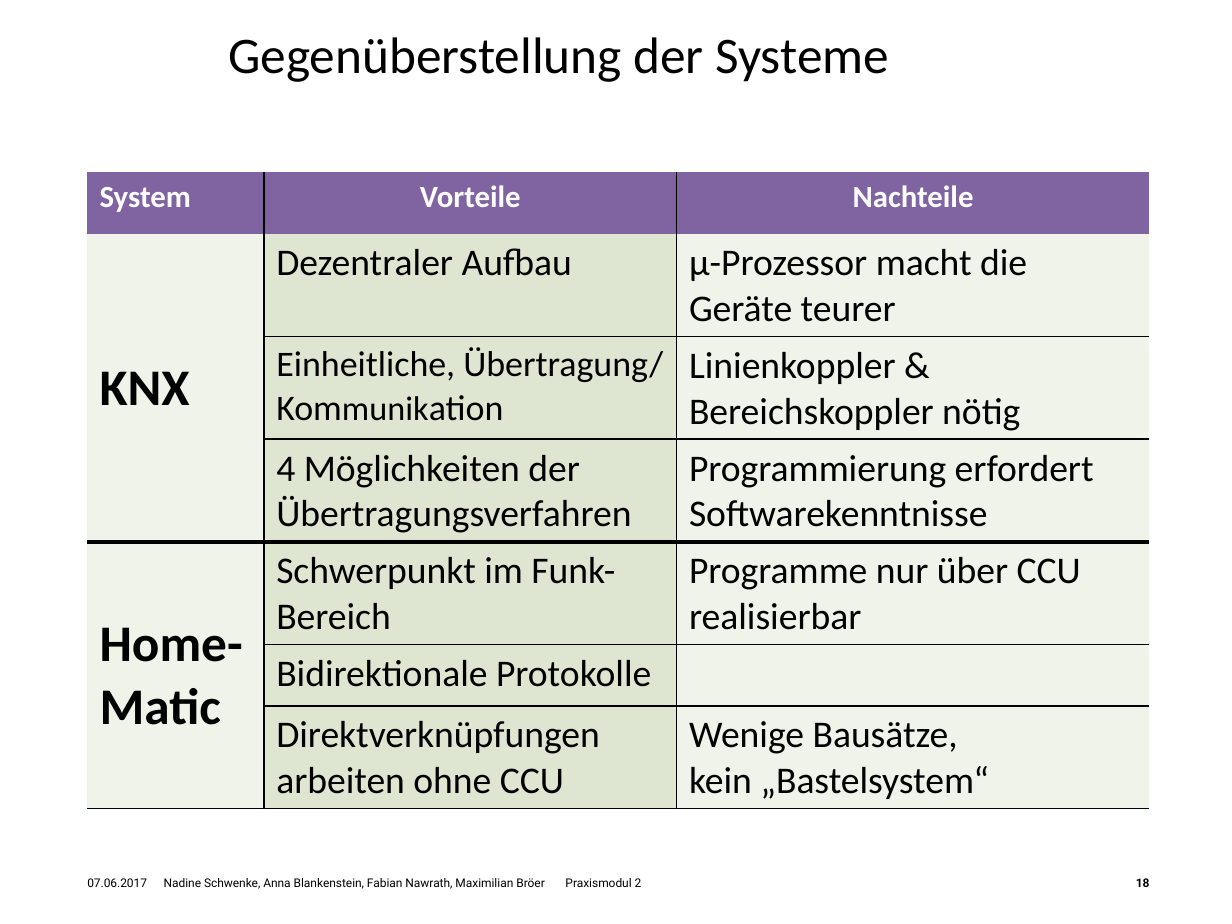
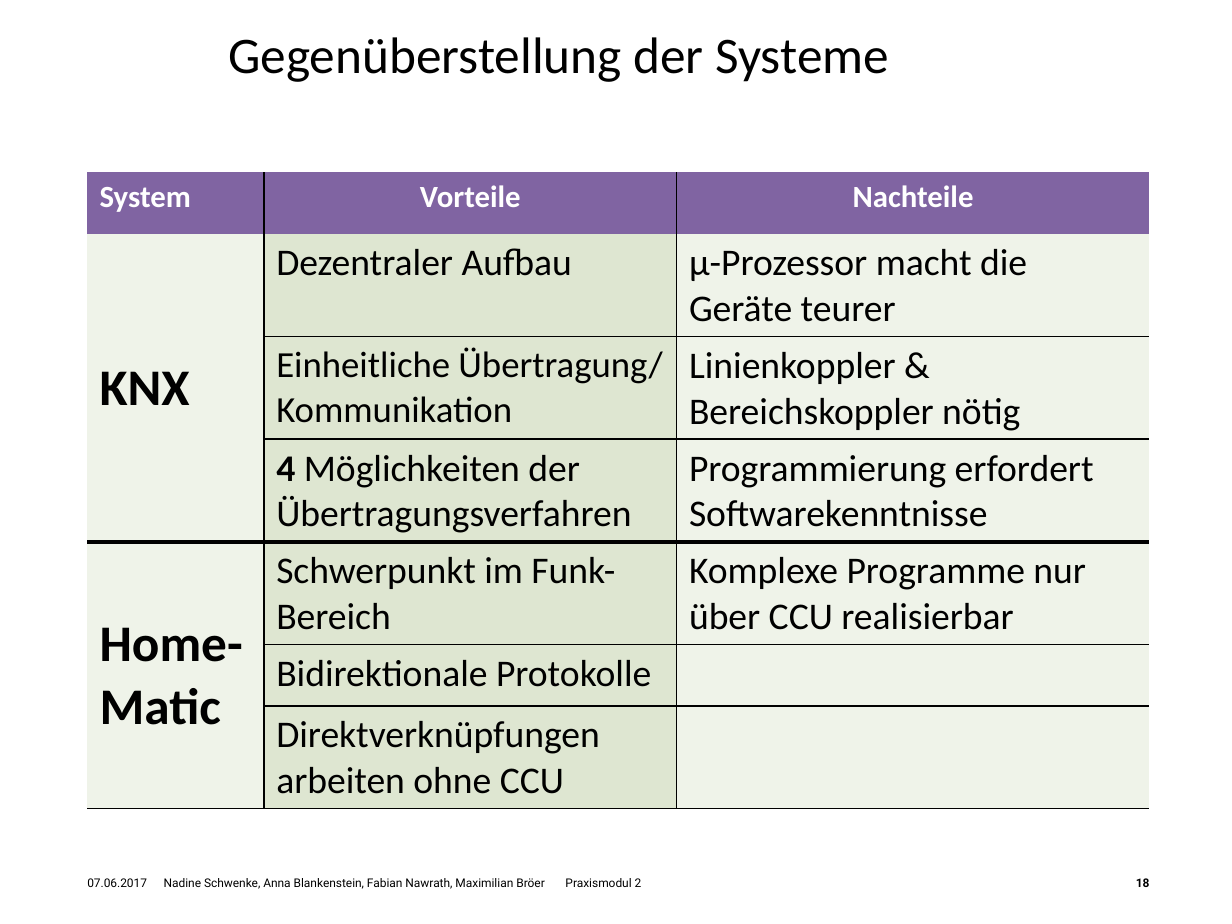
Before and after one commit to Nawygator/Praxisseminar, a slide deck: slide 18 of HSHL_Hausautomationssysteme.potx.pptx. Drawn at 1232x924 pixels with LibreOffice and Linux fonts; fonts in the diff are those of the drawing; background and template pictures are left out. Boxes give left, top, right and bottom in pixels: in the first picture for what was removed or moved away, otherwise in the second. Text is boxed around its words. In the diff, an @@ line names an element or a change of style, - is before the commit and + after.

```diff
--- a/HSHL_Hausautomationssysteme.potx.pptx
+++ b/HSHL_Hausautomationssysteme.potx.pptx
@@ table at [87, 172, 1149, 809] @@
-row 3, column 2: Einheitliche, Übertragung/ Kommunikation
+row 3, column 2: Einheitliche Übertragung/ Kommunikation
-row 5, column 3: Programme nur über CCU realisierbar
+row 5, column 3: Komplexe Programme nur über CCU realisierbar
-row 7, column 3: Wenige Bausätze, kein „Bastelsystem“
+row 7, column 3: 
@@ bold on in "4" @@
```
Also in this commit, not shown: 9 other slides changed, 1 other file.
